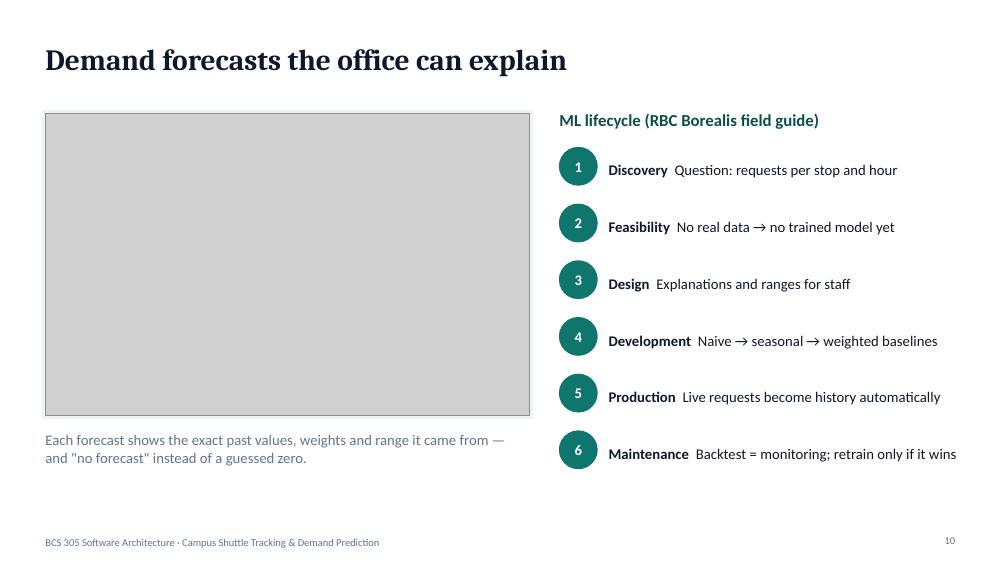
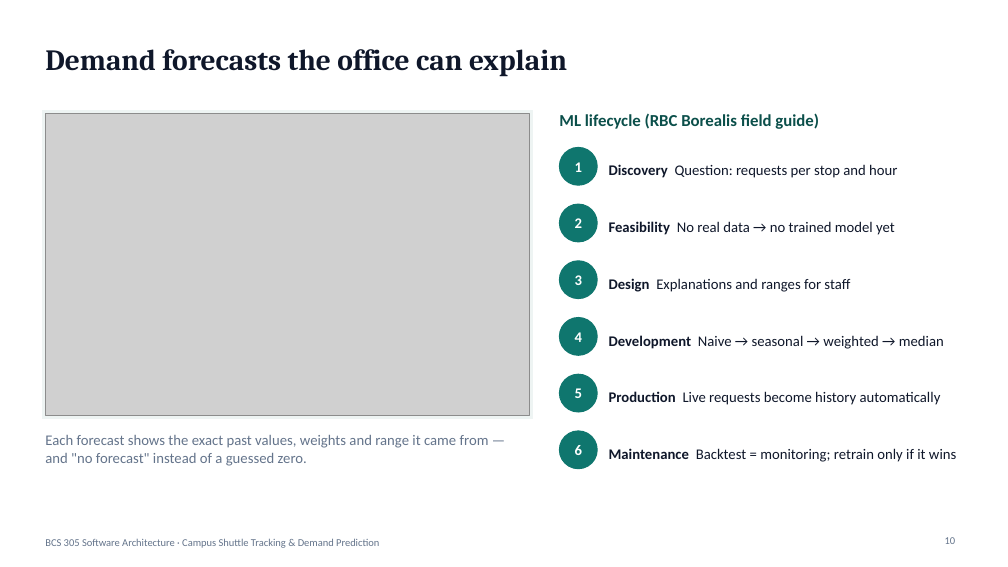
Before and after one commit to abdullahshammari796-ctrl/CampusShuttle, a slide deck: slide 10 of docs/presentation/campus-shuttle-presentation.pptx. Drawn at 1008x567 pixels with LibreOffice and Linux fonts; fonts in the diff are those of the drawing; grey boxes stand for pictures. Boxes give left, top, right and bottom in pixels: in the first picture for what was removed or moved away, otherwise in the second. Text is boxed around its words. In the diff, an @@ line names an element or a change of style, - is before the commit and + after.

Commit message:
docs: regenerate PDFs, deck and evidence for the current code
- docs/evidence: test-run.txt (114/114), new browser-test-run.txt (21/21,
  Chrome for Testing 156), new npm-audit.txt (0 vulnerabilities in all
  dependencies), demand-evaluation.txt with the median row.
- PDFs rebuilt with npm run docs:build. The proposal is still one page. The
  report and the UML set still carry the 16 red "not yet rendered" placeholders
  because PlantUML could not be run (issue #1), so they are not final.
- Deck rebuilt and exported through PowerPoint (14 slides). The changed slides
  were inspected.
- Report §7.5 and §8.1 now describe the location-source resumption.

Made by the AI assistant (Claude Code) from Abdullah's account at his
request; review by Zuhair is requested through the pull request.

```diff
--- a/docs/presentation/campus-shuttle-presentation.pptx
+++ b/docs/presentation/campus-shuttle-presentation.pptx
@@ text at (609, 335, 944, 349): text changed @@
-Development Naive → seasonal → weighted baselines
+Development Naive → seasonal → weighted → median
```
Also in this commit, not shown: 2 other slides changed, 9 other files.
